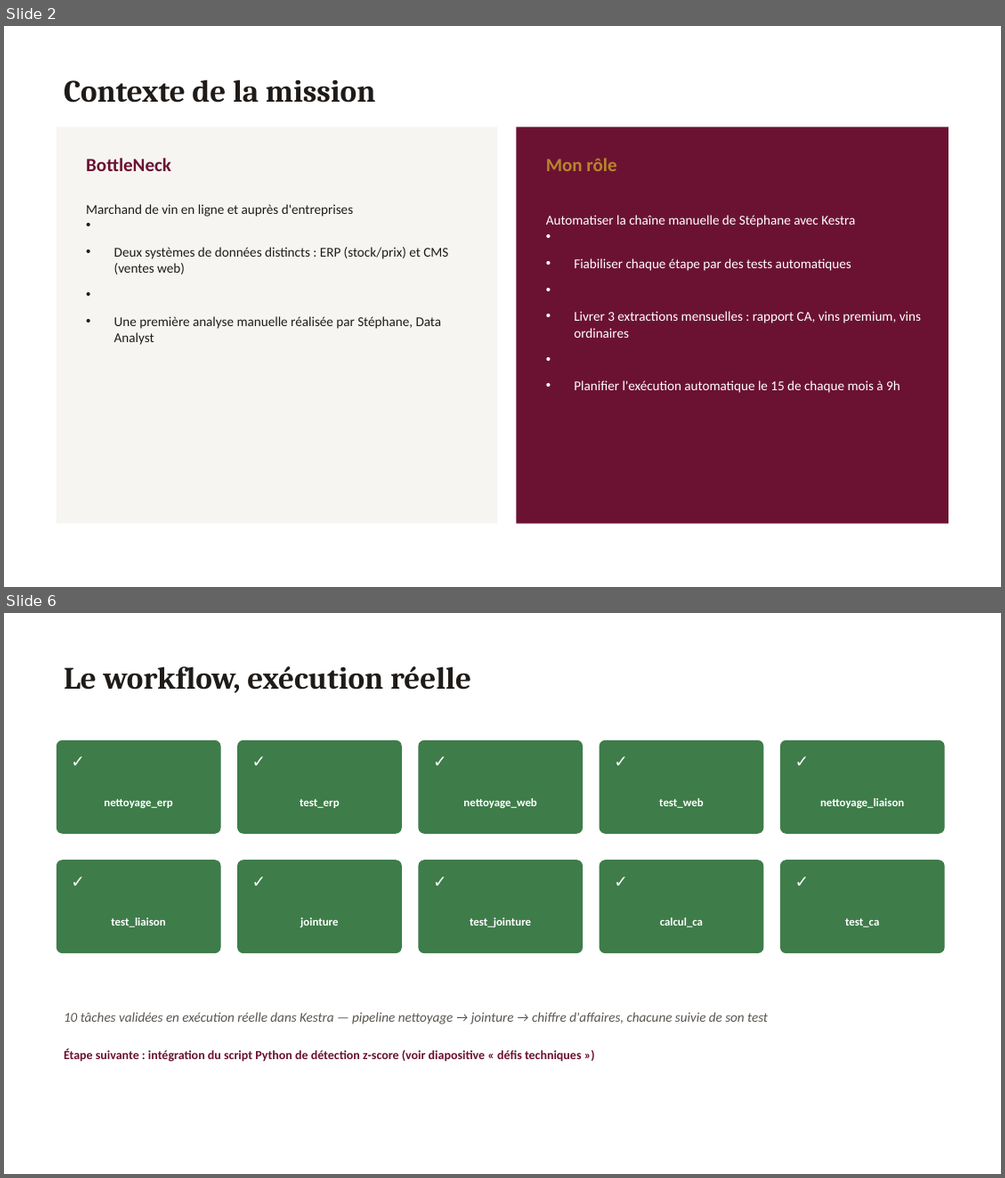
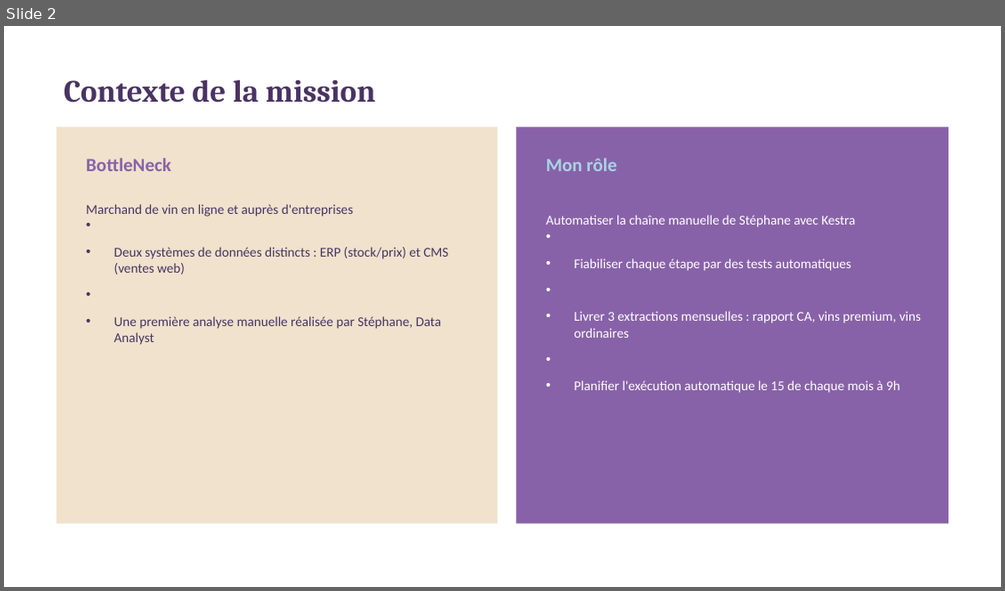
Before and after one commit to dorrazch-hue/bottleneck-data-pipeline, a slide deck: bottleneck_presentation.pptx. Shown one above the other, each under a label of ours: slides 2 and 6 before the commit, slide 2 after it; the slides between them are not shown. The pictures are 1005x1178 and 1005x591 pixels, drawn with LibreOffice and Linux fonts; fonts in the diff are those of the drawing. Boxes give left, top, right and bottom in pixels: in the first picture for what was removed or moved away, otherwise in the second. Text is boxed around its words. In the diff, an @@ line names an element or a change of style, - is before the commit and + after.

```diff
--- a/bottleneck_presentation.pptx
+++ b/bottleneck_presentation.pptx
@@ slide 6 removed at [4,613,1001,1174], background #FFFFFF @@
@@ text removed at [64,666,471,693] @@
-Le workflow, exécution réelle
@@ rounded rectangle removed at [57,740,221,834] @@
@@ rounded rectangle removed at [237,740,402,834] @@
@@ rounded rectangle removed at [418,740,582,834] @@
@@ rounded rectangle removed at [599,740,764,834] @@
@@ rounded rectangle removed at [780,740,945,834] @@
@@ text removed at [64,747,101,776] @@
-✓
@@ text removed at [245,747,283,776] @@
-✓
@@ text removed at [426,747,463,776] @@
-✓
@@ text removed at [607,747,644,776] @@
-✓
@@ text removed at [788,747,825,776] @@
-✓
@@ text removed at [104,799,172,808] @@
-nettoyage_erp
@@ text removed at [299,799,340,808] @@
-test_erp
@@ text removed at [463,798,536,808] @@
-nettoyage_web
@@ text removed at [659,798,703,808] @@
-test_web
@@ text removed at [820,798,904,808] @@
-nettoyage_liaison
@@ rounded rectangle removed at [57,860,221,953] @@
@@ text removed at [64,866,101,896] @@
-✓
@@ rounded rectangle removed at [237,860,402,953] @@
@@ text removed at [245,866,283,896] @@
-✓
@@ rounded rectangle removed at [418,860,582,953] @@
@@ text removed at [426,866,463,896] @@
-✓
@@ rounded rectangle removed at [599,860,764,953] @@
@@ text removed at [607,866,644,896] @@
-✓
@@ rounded rectangle removed at [780,860,945,953] @@
@@ text removed at [788,866,825,896] @@
-✓
@@ text removed at [111,917,165,927] @@
-test_liaison
@@ text removed at [300,917,338,927] @@
-jointure
@@ text removed at [469,917,531,927] @@
-test_jointure
@@ text removed at [660,917,703,927] @@
-calcul_ca
@@ text removed at [845,918,879,927] @@
-test_ca
@@ text removed at [64,1012,768,1024] @@
-10 tâches validées en exécution réelle dans Kestra — pipeline nettoyage → jointure → chiffre d'affaires, chacune suivie de son test
@@ text removed at [64,1048,582,1062] @@
-Étape suivante : intégration du script Python de détection z-score (voir diapositive « défis techniques »)
@@ slide 2 changed as well @@
@@ text "Contexte de la mission" at [64,79,375,103]: text colour #1F1B18 to #4A3363 @@
@@ rectangle at [57,127,498,524]: fill #F7F5F2 to #F0E2CC @@
@@ rectangle at [517,127,948,524]: fill #6B1233 to #8862A8 @@
@@ text "BottleNeck" at [86,158,171,171]: text colour #6B1233 to #8862A8 @@
@@ text "Mon rôle" at [546,158,616,171]: text colour #B8862B to #A8D4E5 @@
@@ text "Marchand de vin en ligne ..." at [86,204,448,345]: text colour #1F1B18 to #4A3363 @@
```
Also in this commit, not shown: 6 other slides changed, 4 slides added, 1 other slide removed.
